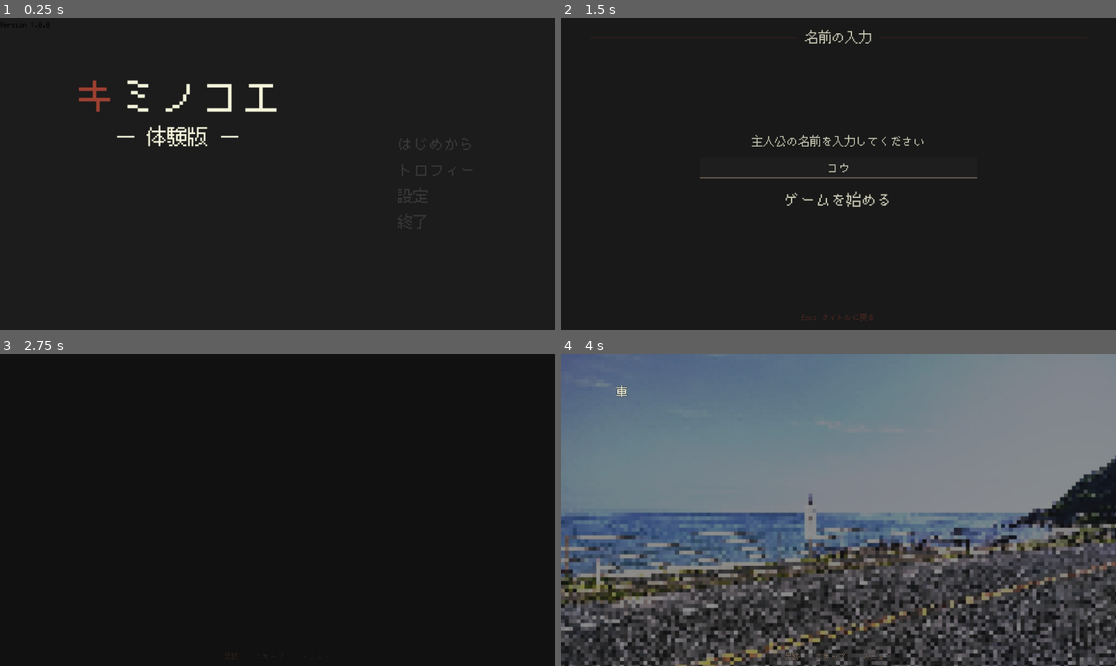
Above: before the commit, frames 1-4 (two rows, left to right).
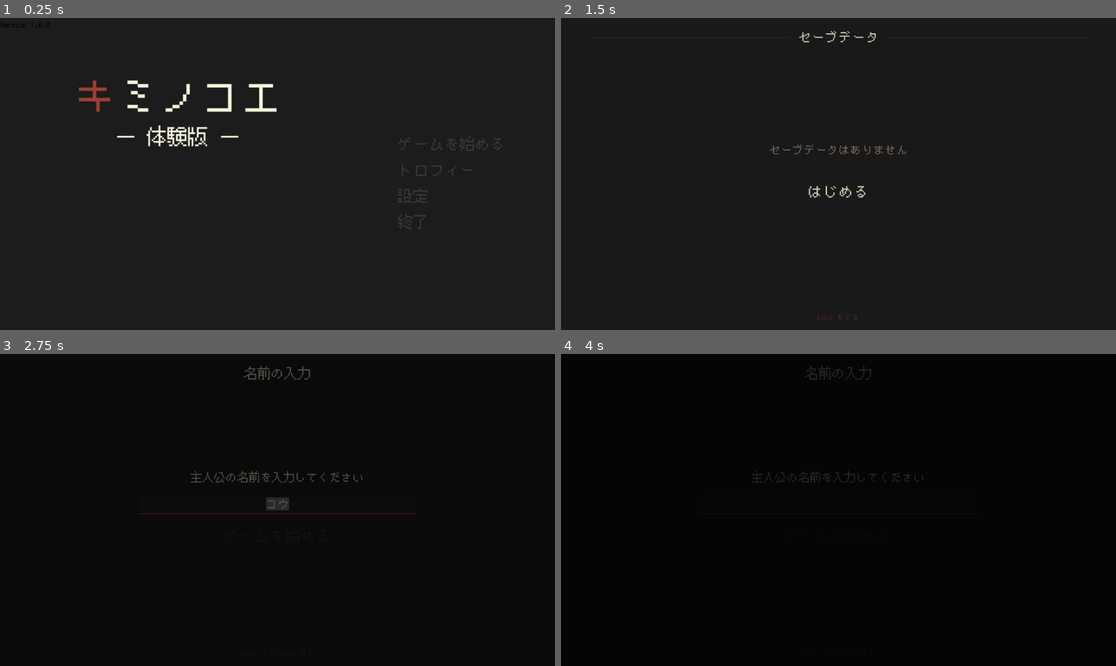
Above: after the commit, the same moments.

Repository: azukigame-s/kiminokoe
Game: Godot game, scene res://scenes/title_scene.tscn
Same seed, same stepped clock (60 frames per second), same inputs: the game is played once before the commit and once after it.
Inputs (mouse positions are in pixels of both pictures, inside the frame that each line leads up to):
- Up to frame 1 (0.25 s): no input
- Up to frame 2 (1.5 s): click "はじめから" (after the commit: "ゲームを始める") at 0.5 s; click "ゲームを始める" (after the commit: "はじめる") at 1.25 s
- Up to frame 3 (2.75 s): click "ゲームを始める" (after the commit: "はじめる") at 2 s
- Up to frame 4 (4 s): click (838, 534) at 2.75 s, where only the run after the commit has a clickable "ゲームを始める"; tap Enter at 3.5 s; move the mouse to (960, 494) at 3.52 s; hold D from 3.53 s (still down); tap E at 3.6 s; click (960, 494) at 3.67 s; tap Space at 3.77 s

The runs differ from the first frame. In frame 1, 0.1% of the frame differs, in the area x 71-91%, y 37-43%; in frame 2, 1.4%; in frame 3, 0.7%; in frame 4, 97%, in the area x 0-100%, y 0-100%.

Commit message:
✨️ ロード機能を実装

Diff:
--- /dev/null
+++ b/scenes/save_info_scene.tscn
@@ -0,0 +1,12 @@
+[gd_scene load_steps=2 format=3]
+
+[ext_resource type="Script" path="res://scripts/save_info_scene.gd" id="1_save"]
+
+[node name="SaveInfoScene" type="Control"]
+layout_mode = 3
+anchors_preset = 15
+anchor_right = 1.0
+anchor_bottom = 1.0
+grow_horizontal = 2
+grow_vertical = 2
+script = ExtResource("1_save")
--- a/scripts/game_scene.gd
+++ b/scripts/game_scene.gd
@@ -215,9 +215,15 @@
 	else:
 		await _new_game()
 
+## プレイ時間の計測
+func _process(delta):
+	if not get_tree().paused:
+		SceneManager.play_time += delta
+
 ## 新規ゲーム開始（メインシナリオを最初から）
 func _new_game():
 	print("[GameScene] 新規ゲーム開始")
+	SceneManager.play_time = 0.0
 
 	var scenario_data = scenario_engine.load_scenario_data("main")
 	if scenario_data.is_empty():
@@ -238,8 +244,9 @@
 		await _new_game()
 		return
 
-	# 主人公名を復元
+	# 主人公名とプレイ時間を復元
 	SceneManager.protagonist_name = save_data.get("protagonist_name", "コウ")
+	SceneManager.play_time = save_data.get("play_time", 0.0)
 
 	# シナリオエンジンの状態を復元
 	var engine_state = {
@@ -257,6 +264,7 @@
 
 ## オートセーブ処理
 func _on_auto_save_requested(save_state: Dictionary) -> void:
+	save_state["play_time"] = SceneManager.play_time
 	SceneManager.auto_save(save_state)
 
 ## スキップモード変更時のコールバック
--- /dev/null
+++ b/scripts/save_info_scene.gd
@@ -0,0 +1,349 @@
+extends Control
+
+## セーブ情報画面
+## タイトルから「ゲームを始める」で遷移。セーブデータの情報を表示し、
+## 「つづきからはじめる」/「はじめる」の選択、データリセット機能を提供。
+
+var _start_button: Button
+var _reset_button: Button
+var _info_container: VBoxContainer
+var _no_save_label: Label
+var _confirm_overlay: ColorRect
+
+func _ready():
+	set_anchors_preset(Control.PRESET_FULL_RECT)
+	_build_ui()
+	if _start_button:
+		_start_button.grab_focus()
+
+func _build_ui():
+	# 背景（墨色 95%）
+	var bg = ColorRect.new()
+	bg.color = Color(UIConstants.COLOR_BASE_DARK, 0.95)
+	bg.set_anchors_preset(Control.PRESET_FULL_RECT)
+	add_child(bg)
+
+	# タイトルエリア
+	_build_title_area()
+
+	# 中央コンテナ
+	var center = VBoxContainer.new()
+	center.anchor_left = 0.25
+	center.anchor_top = 0.25
+	center.anchor_right = 0.75
+	center.anchor_bottom = 0.75
+	center.alignment = BoxContainer.ALIGNMENT_CENTER
+	center.add_theme_constant_override("separation", 16)
+	add_child(center)
+
+	var has_save = SceneManager.has_save_data()
+
+	if has_save:
+		_build_save_info(center)
+	else:
+		_build_no_save_info(center)
+
+	# スペーサー
+	var spacer = Control.new()
+	spacer.custom_minimum_size.y = 16
+	center.add_child(spacer)
+
+	# 開始ボタン
+	_start_button = Button.new()
+	_start_button.text = "つづきからはじめる" if has_save else "はじめる"
+	UIStyleHelper.style_title_button(_start_button)
+	_start_button.alignment = HORIZONTAL_ALIGNMENT_CENTER
+	_start_button.pressed.connect(_on_start_pressed)
+	center.add_child(_start_button)
+
+	# リセットボタン（セーブあり時のみ）
+	_reset_button = Button.new()
+	_reset_button.text = "データをリセット"
+	_reset_button.alignment = HORIZONTAL_ALIGNMENT_CENTER
+	_style_reset_button(_reset_button)
+	_reset_button.pressed.connect(_on_reset_pressed)
+	_reset_button.visible = has_save
+	center.add_child(_reset_button)
+
+	# 閉じるヒント
+	var hint = Label.new()
+	hint.text = "Esc: もどる"
+	hint.horizontal_alignment = HORIZONTAL_ALIGNMENT_CENTER
+	hint.add_theme_font_size_override("font_size", UIConstants.FONT_SIZE_CAPTION)
+	hint.add_theme_color_override("font_color", Color(UIConstants.COLOR_ACCENT, 0.5))
+	hint.set_anchors_preset(Control.PRESET_BOTTOM_WIDE)
+	hint.offset_top = -35
+	hint.offset_bottom = -12
+	add_child(hint)
+
+## セーブデータ情報を表示
+func _build_save_info(parent: VBoxContainer):
+	var save_data = SceneManager.load_save_data()
+
+	# 情報パネル（赤銅左ボーダー）
+	var panel = PanelContainer.new()
+	var panel_style = StyleBoxFlat.new()
+	panel_style.bg_color = UIConstants.COLOR_ENTRY_BG
+	panel_style.border_width_left = 3
+	panel_style.border_color = UIConstants.COLOR_ACCENT
+	panel_style.corner_radius_top_left = UIConstants.CORNER_RADIUS
+	panel_style.corner_radius_bottom_left = UIConstants.CORNER_RADIUS
+	panel_style.corner_radius_top_right = UIConstants.CORNER_RADIUS
+	panel_style.corner_radius_bottom_right = UIConstants.CORNER_RADIUS
+	panel_style.content_margin_left = 24
+	panel_style.content_margin_right = 24
+	panel_style.content_margin_top = 20
+	panel_style.content_margin_bottom = 20
+	panel.add_theme_stylebox_override("panel", panel_style)
+	parent.add_child(panel)
+
+	_info_container = VBoxContainer.new()
+	_info_container.add_theme_constant_override("separation", 12)
+	panel.add_child(_info_container)
+
+	# 主人公名
+	var name_label = Label.new()
+	name_label.text = "主人公: %s" % save_data.get("protagonist_name", "コウ")
+	name_label.add_theme_font_size_override("font_size", UIConstants.FONT_SIZE_BODY)
+	name_label.add_theme_color_override("font_color", UIConstants.COLOR_TEXT_PRIMARY)
+	_info_container.add_child(name_label)
+
+	# プレイ時間
+	var play_time_label = Label.new()
+	var play_time_sec = save_data.get("play_time", 0.0)
+	play_time_label.text = "プレイ時間: %s" % _format_play_time(play_time_sec)
+	play_time_label.add_theme_font_size_override("font_size", UIConstants.FONT_SIZE_BODY)
+	play_time_label.add_theme_color_override("font_color", UIConstants.COLOR_TEXT_PRIMARY)
+	_info_container.add_child(play_time_label)
+
+	# トロフィー進捗
+	var trophy_label = Label.new()
+	var trophy_mgr = get_node_or_null("/root/TrophyManager")
+	if trophy_mgr:
+		var unlocked = trophy_mgr.get_unlocked_trophy_count()
+		var total = trophy_mgr.get_total_trophy_count()
+		trophy_label.text = "トロフィー: %d/%d" % [unlocked, total]
+	else:
+		trophy_label.text = "トロフィー: ---"
+	trophy_label.add_theme_font_size_override("font_size", UIConstants.FONT_SIZE_BODY)
+	trophy_label.add_theme_color_override("font_color", UIConstants.COLOR_TEXT_PRIMARY)
+	_info_container.add_child(trophy_label)
+
+## セーブなし時の表示
+func _build_no_save_info(parent: VBoxContainer):
+	_no_save_label = Label.new()
+	_no_save_label.text = "セーブデータはありません"
+	_no_save_label.horizontal_alignment = HORIZONTAL_ALIGNMENT_CENTER
+	_no_save_label.add_theme_font_size_override("font_size", UIConstants.FONT_SIZE_BODY)
+	_no_save_label.add_theme_color_override("font_color", UIConstants.COLOR_TEXT_SECONDARY)
+	parent.add_child(_no_save_label)
+
+## リセットボタンのスタイル
+func _style_reset_button(button: Button):
+	button.add_theme_font_size_override("font_size", UIConstants.FONT_SIZE_BUTTON_NORMAL)
+	button.custom_minimum_size = UIConstants.BUTTON_MIN_SIZE_NORMAL
+
+	var normal_style = StyleBoxFlat.new()
+	normal_style.bg_color = Color.TRANSPARENT
+	normal_style.border_width_bottom = 1
+	normal_style.border_color = Color(UIConstants.COLOR_ACCENT, 0.3)
+	normal_style.content_margin_left = 16
+	normal_style.content_margin_right = 16
+	normal_style.content_margin_top = 8
+	normal_style.content_margin_bottom = 8
+	button.add_theme_stylebox_override("normal", normal_style)
+
+	var hover_style = normal_style.duplicate()
+	hover_style.border_color = UIConstants.COLOR_ACCENT
+	button.add_theme_stylebox_override("hover", hover_style)
+
+	var pressed_style = normal_style.duplicate()
+	button.add_theme_stylebox_override("pressed", pressed_style)
+
+	var focus_style = normal_style.duplicate()
+	button.add_theme_stylebox_override("focus", focus_style)
+
+	button.add_theme_color_override("font_color", Color(UIConstants.COLOR_ACCENT, 0.6))
+	button.add_theme_color_override("font_hover_color", UIConstants.COLOR_ACCENT)
+	button.add_theme_color_override("font_pressed_color", UIConstants.COLOR_ACCENT)
+
+## プレイ時間のフォーマット
+func _format_play_time(seconds: float) -> String:
+	var total_sec = int(seconds)
+	var hours = total_sec / 3600
+	var minutes = (total_sec % 3600) / 60
+	var secs = total_sec % 60
+	return "%02d:%02d:%02d" % [hours, minutes, secs]
+
+## 開始ボタン
+func _on_start_pressed():
+	if SceneManager.has_save_data():
+		print("[SaveInfoScene] Continue game")
+		SceneManager.game_start_mode = "continue"
+		SceneManager.goto_game()
+	else:
+		print("[SaveInfoScene] New game")
+		SceneManager.goto_name_input()
+
+## リセットボタン
+func _on_reset_pressed():
+	_show_confirm_dialog()
+
+## 確認ダイアログ表示
+func _show_confirm_dialog():
+	if _confirm_overlay:
+		return
+
+	# オーバーレイ背景
+	_confirm_overlay = ColorRect.new()
+	_confirm_overlay.color = Color(0, 0, 0, 0.7)
+	_confirm_overlay.set_anchors_preset(Control.PRESET_FULL_RECT)
+	_confirm_overlay.offset_left = 0
+	_confirm_overlay.offset_top = 0
+	_confirm_overlay.offset_right = 0
+	_confirm_overlay.offset_bottom = 0
+	add_child(_confirm_overlay)
+
+	# ダイアログパネル
+	var dialog = PanelContainer.new()
+	var dialog_style = StyleBoxFlat.new()
+	dialog_style.bg_color = UIConstants.COLOR_BASE_DARK
+	dialog_style.border_width_left = 2
+	dialog_style.border_width_right = 2
+	dialog_style.border_width_top = 2
+	dialog_style.border_width_bottom = 2
+	dialog_style.border_color = UIConstants.COLOR_ACCENT
+	dialog_style.corner_radius_top_left = UIConstants.CORNER_RADIUS
+	dialog_style.corner_radius_top_right = UIConstants.CORNER_RADIUS
+	dialog_style.corner_radius_bottom_left = UIConstants.CORNER_RADIUS
+	dialog_style.corner_radius_bottom_right = UIConstants.CORNER_RADIUS
+	dialog_style.content_margin_left = 32
+	dialog_style.content_margin_right = 32
+	dialog_style.content_margin_top = 24
+	dialog_style.content_margin_bottom = 24
+	dialog.add_theme_stylebox_override("panel", dialog_style)
+	dialog.set_anchors_preset(Control.PRESET_CENTER)
+	dialog.offset_left = -180
+	dialog.offset_right = 180
+	dialog.offset_top = -80
+	dialog.offset_bottom = 80
+	_confirm_overlay.add_child(dialog)
+
+	var vbox = VBoxContainer.new()
+	vbox.alignment = BoxContainer.ALIGNMENT_CENTER
+	vbox.add_theme_constant_override("separation", 20)
+	dialog.add_child(vbox)
+
+	# 警告メッセージ
+	var msg = Label.new()
+	msg.text = "すべてのデータをリセットしますか？\nセーブデータとトロフィーが消去されます"
+	msg.horizontal_alignment = HORIZONTAL_ALIGNMENT_CENTER
+	msg.add_theme_font_size_override("font_size", UIConstants.FONT_SIZE_BODY)
+	msg.add_theme_color_override("font_color", UIConstants.COLOR_TEXT_PRIMARY)
+	vbox.add_child(msg)
+
+	# ボタン行
+	var btn_row = HBoxContainer.new()
+	btn_row.alignment = BoxContainer.ALIGNMENT_CENTER
+	btn_row.add_theme_constant_override("separation", 24)
+	vbox.add_child(btn_row)
+
+	var yes_btn = Button.new()
+	yes_btn.text = "リセットする"
+	yes_btn.custom_minimum_size = Vector2(140, 40)
+	_style_reset_button(yes_btn)
+	yes_btn.pressed.connect(_execute_reset)
+	btn_row.add_child(yes_btn)
+
+	var no_btn = Button.new()
+	no_btn.text = "やめる"
+	no_btn.custom_minimum_size = Vector2(140, 40)
+	UIStyleHelper.style_menu_button(no_btn)
+	no_btn.pressed.connect(_close_confirm_dialog)
+	btn_row.add_child(no_btn)
+
+	no_btn.grab_focus()
+
+## 確認ダイアログを閉じる
+func _close_confirm_dialog():
+	if _confirm_overlay:
+		_confirm_overlay.queue_free()
+		_confirm_overlay = null
+	if _start_button:
+		_start_button.grab_focus()
+
+## データリセット実行
+func _execute_reset():
+	print("[SaveInfoScene] Data reset executed")
+	SceneManager.clear_save_data()
+	SceneManager.protagonist_name = "コウ"
+	SceneManager.play_time = 0.0
+	var trophy_mgr = get_node_or_null("/root/TrophyManager")
+	if trophy_mgr:
+		trophy_mgr.reset_trophy_data()
+
+	_close_confirm_dialog()
+	# 画面を再構築
+	_refresh_display()
+
+## 画面を再構築（リセット後）
+func _refresh_display():
+	# 既存のUIを削除して再構築
+	for child in get_children():
+		child.queue_free()
+	# 1フレーム待ってから再構築
+	await get_tree().process_frame
+	_build_ui()
+	if _start_button:
+		_start_button.grab_focus()
+
+## タイトルエリア（装飾線 ── セーブデータ ── の形）
+func _build_title_area():
+	var title_container = HBoxContainer.new()
+	title_container.set_anchors_preset(Control.PRESET_TOP_WIDE)
+	title_container.offset_top = 22
+	title_container.offset_bottom = 58
+	title_container.offset_left = 60
+	title_container.offset_right = -60
+	title_container.alignment = BoxContainer.ALIGNMENT_CENTER
+	title_container.add_theme_constant_override("separation", 16)
+	add_child(title_container)
+
+	title_container.add_child(_create_rule())
+
+	var title = Label.new()
+	title.text = "セーブデータ"
+	title.add_theme_font_size_override("font_size", UIConstants.FONT_SIZE_HEADING)
+	title.add_theme_color_override("font_color", UIConstants.COLOR_TEXT_PRIMARY)
+	title_container.add_child(title)
+
+	title_container.add_child(_create_rule())
+
+## 装飾線を作成
+func _create_rule() -> Control:
+	var rule_wrapper = Control.new()
+	rule_wrapper.size_flags_horizontal = Control.SIZE_EXPAND_FILL
+	rule_wrapper.custom_minimum_size.y = 1
+
+	var rule = ColorRect.new()
+	rule.color = UIConstants.COLOR_RULE
+	rule.set_anchors_preset(Control.PRESET_CENTER)
+	rule.anchor_left = 0.0
+	rule.anchor_right = 1.0
+	rule.offset_top = -0.5
+	rule.offset_bottom = 0.5
+	rule.offset_left = 0
+	rule.offset_right = 0
+	rule_wrapper.add_child(rule)
+
+	return rule_wrapper
+
+## 入力処理
+func _input(event):
+	if event is InputEventKey and event.pressed:
+		if event.keycode == KEY_ESCAPE:
+			get_viewport().set_input_as_handled()
+			if _confirm_overlay:
+				_close_confirm_dialog()
+			else:
+				SceneManager.goto_title()
--- a/scripts/scene_manager.gd
+++ b/scripts/scene_manager.gd
@@ -10,6 +10,7 @@
 const SETTINGS_SCENE = "res://scenes/settings_scene.tscn"
 const TROPHY_SCENE = "res://scenes/trophy_screen.tscn"
 const NAME_INPUT_SCENE = "res://scenes/name_input_scene.tscn"
+const SAVE_INFO_SCENE = "res://scenes/save_info_scene.tscn"
 
 # セーブデータ
 const SAVE_FILE_PATH = "user://save_data.cfg"
@@ -19,6 +20,9 @@
 
 # ゲーム開始モード（"new_game" / "continue"）
 var game_start_mode: String = "new_game"
+
+# プレイ時間（秒）
+var play_time: float = 0.0
 
 # シグナル定義
 signal scene_changed(scene_name)
@@ -162,6 +166,10 @@
 func goto_trophy():
 	change_scene(TROPHY_SCENE)
 
+# セーブ情報画面へ
+func goto_save_info():
+	change_scene(SAVE_INFO_SCENE)
+
 # ゲーム終了
 func quit_game():
 	print("[SceneManager] Quitting game")
@@ -190,6 +198,7 @@
 	config.set_value("save", "bgm_path", save_state.get("bgm_path", ""))
 	config.set_value("save", "effect", save_state.get("effect", "normal"))
 	config.set_value("save", "backlog", save_state.get("backlog", []))
+	config.set_value("save", "play_time", save_state.get("play_time", 0.0))
 	var error = config.save(SAVE_FILE_PATH)
 	if error != OK:
 		push_error("[SceneManager] Failed to auto-save: %s" % str(error))
@@ -210,6 +219,7 @@
 		"bgm_path": config.get_value("save", "bgm_path", ""),
 		"effect": config.get_value("save", "effect", "normal"),
 		"backlog": config.get_value("save", "backlog", []),
+		"play_time": config.get_value("save", "play_time", 0.0),
 	}
 
 # セーブデータの削除
--- a/scripts/title_scene.gd
+++ b/scripts/title_scene.gd
@@ -26,9 +26,7 @@
 	_setup_background()
 
 	# 初期フォーカス設定
-	if continue_button and continue_button.visible:
-		continue_button.grab_focus()
-	elif start_button:
+	if start_button:
 		start_button.grab_focus()
 
 # UI要素のセットアップ
@@ -61,15 +59,13 @@
 # ボタンのセットアップ
 func _setup_buttons():
 	if start_button:
-		start_button.text = "はじめから"
+		start_button.text = "ゲームを始める"
 		start_button.pressed.connect(_on_start_button_pressed)
 		UIStyleHelper.style_title_button(start_button)
 
+	# ContinueButton は不要（セーブ情報画面に統合）
 	if continue_button:
-		continue_button.text = "つづきから"
-		continue_button.pressed.connect(_on_continue_button_pressed)
-		UIStyleHelper.style_title_button(continue_button)
-		continue_button.visible = SceneManager.has_save_data()
+		continue_button.visible = false
 
 	if trophy_button:
 		trophy_button.text = "トロフィー"
@@ -116,13 +112,8 @@
 
 # ボタンイベント処理
 func _on_start_button_pressed():
-	print("[TitleScene] Start (New Game) button pressed")
-	SceneManager.goto_name_input()
-
-func _on_continue_button_pressed():
-	print("[TitleScene] Continue button pressed")
-	SceneManager.game_start_mode = "continue"
-	SceneManager.goto_game()
+	print("[TitleScene] Start button pressed")
+	SceneManager.goto_save_info()
 
 func _on_trophy_button_pressed():
 	print("[TitleScene] Trophy button pressed")
Not shown, added: scripts/save_info_scene.gd.uid
